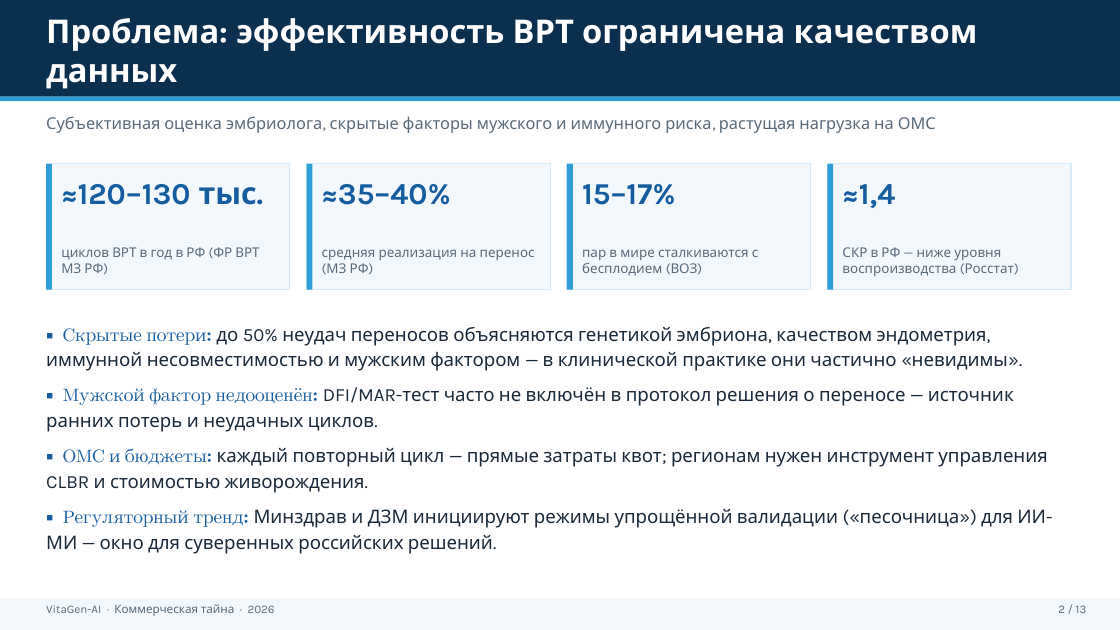
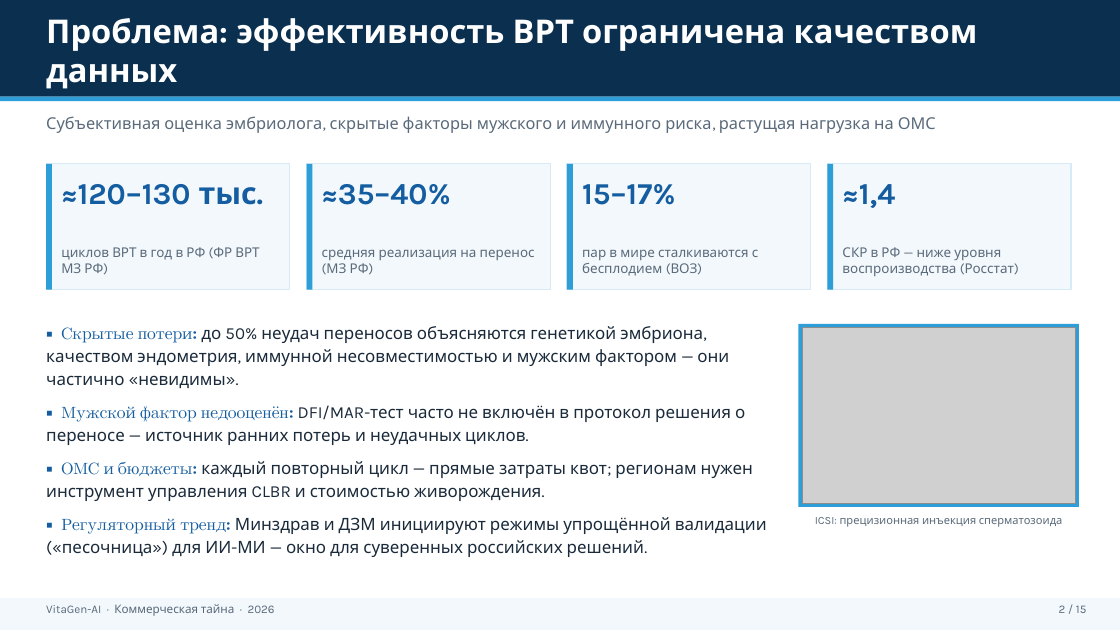
Before and after one commit to Mary-RND/vebinar-ii-analitik-landing, a slide deck: slide 2 of Business plan/Готовые документы/VitaGen_Инвестиционная_презентация.pptx. Drawn at 1120x630 pixels with LibreOffice and Linux fonts; fonts in the diff are those of the drawing; grey boxes stand for pictures. Boxes give left, top, right and bottom in pixels: in the first picture for what was removed or moved away, otherwise in the second. Text is boxed around its words. In the diff, an @@ line names an element or a change of style, - is before the commit and + after.

```diff
--- a/Business plan/Готовые документы/VitaGen_Инвестиционная_презентация.pptx
+++ b/Business plan/Готовые документы/VitaGen_Инвестиционная_презентация.pptx
@@ text at (46, 326, 729, 388): text changed; size 16 to 14.5 pt @@
-▪ Скрытые потери: до 50% неудач переносов объясняются генетикой эмбриона, качеством эндометрия, иммунной несовместимостью и мужским фактором — в клинической практике они частично «невидимы».
+▪ Скрытые потери: до 50% неудач переносов объясняются генетикой эмбриона, качеством эндометрия, иммунной несовместимостью и мужским фактором — они частично «невидимы».
@@ rectangle added at (799, 323, 1080, 507), fill #2E9ED8 @@
@@ picture added at (802, 328, 1075, 503) @@
@@ text at (46, 405, 767, 557): size 16 to 14.5 pt in "▪ Мужской фактор недооценён: DFI/MAR-тест часто не ...", "▪ ОМС и бюджеты: каждый повторный цикл ...", "▪ Регуляторный тренд: Минздрав и ДЗМ инициируют ..." @@
@@ text added at (815, 517, 1063, 527), 9.5 pt, text #5A6A7A @@
+ICSI: прецизионная инъекция сперматозоида
@@ text at (1059, 605, 1086, 613): text changed @@
-2 / 13
+2 / 15
```
Also in this commit, not shown: 12 other slides changed, 2 slides added, 17 other files.
